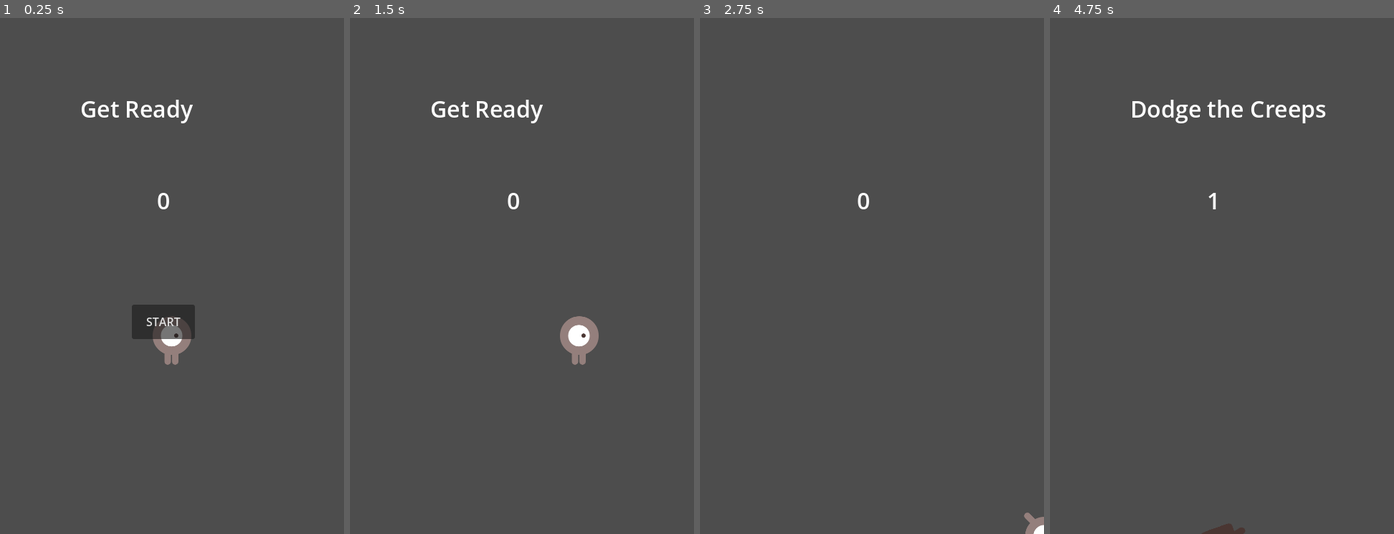
Above: before the commit, frames 1-4 (left to right).
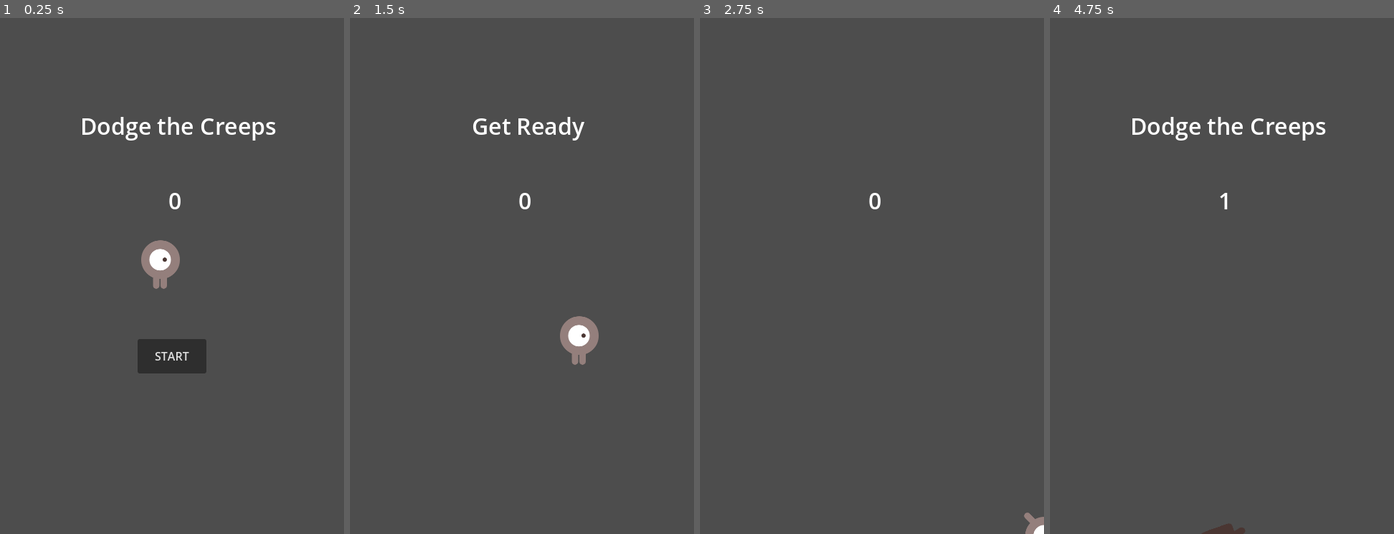
Above: after the commit, the same moments.

Repository: Isaac-Bagsangi-UB/GAMDES1_Bagsangi_Dodge_The_Creeps
Game: Godot game, scene res://main.tscn
Same seed, same stepped clock (60 frames per second), same inputs: the game is played once before the commit and once after it.
Inputs:
- Up to frame 1 (0.25 s): no input
- Up to frame 2 (1.5 s): click "START" at 0.5 s; tap Enter at 1.25 s; hold D (move_right) from 1.28 s (still down)
- Up to frame 3 (2.75 s): release D (move_right) at 2.03 s; hold S (move_down) from 2.03 s (still down)
- Up to frame 4 (4.75 s): release S (move_down) at 2.78 s; hold D (move_right) 2.78-3.53 s; hold W (move_up) 3.53-4.28 s; hold A (move_left) from 4.28 s (still down)

The runs differ from the first frame. In frame 1, 4.4% of the frame differs, in the area x 23-81%, y 15-69%; in frame 2, 1.0%; in frame 3, 0.1%; in frame 4, 1.6%.

Commit message:
Removed immediate start and fixed HUD

Diff:
--- a/HUD.tscn
+++ b/HUD.tscn
@@ -9,9 +9,9 @@
 anchors_preset = 5
 anchor_left = 0.5
 anchor_right = 0.5
-offset_left = -32.0
+offset_left = -16.0
 offset_top = 232.0
-offset_right = 8.0
+offset_right = 24.0
 offset_bottom = 277.0
 grow_horizontal = 2
 theme_override_font_sizes/font_size = 32
@@ -20,22 +20,22 @@
 
 [node name="Message" type="Label" parent="." unique_id=2077890153]
 offset_left = 112.0
-offset_top = 104.0
+offset_top = 128.0
 offset_right = 386.0
-offset_bottom = 149.0
+offset_bottom = 173.0
 theme_override_font_sizes/font_size = 32
 text = "Dodge the Creeps"
+horizontal_alignment = 1
 
 [node name="MessageTimer" type="Timer" parent="." unique_id=2077890154]
-wait_time = 1.0
 one_shot = true
 
 [node name="StartButton" type="Button" parent="." unique_id=431862778]
-offset_left = 184.0
-offset_top = 400.0
-offset_right = 272.0
-offset_bottom = 448.0
+offset_left = 192.0
+offset_top = 448.0
+offset_right = 288.0
+offset_bottom = 496.0
 text = "START"
 
+[connection signal="timeout" from="MessageTimer" to="." method="_on_message_timer_timeout"]
 [connection signal="pressed" from="StartButton" to="." method="_on_start_button_pressed"]
-[connection signal="timeout" from="MessageTimer" to="." method="_on_message_timer_timeout"]
--- a/main.gd
+++ b/main.gd
@@ -5,7 +5,7 @@
 var score: int
 
 func _ready() -> void:
-	new_game()
+	pass
 
 func game_over() -> void:
 	$ScoreTimer.stop()
